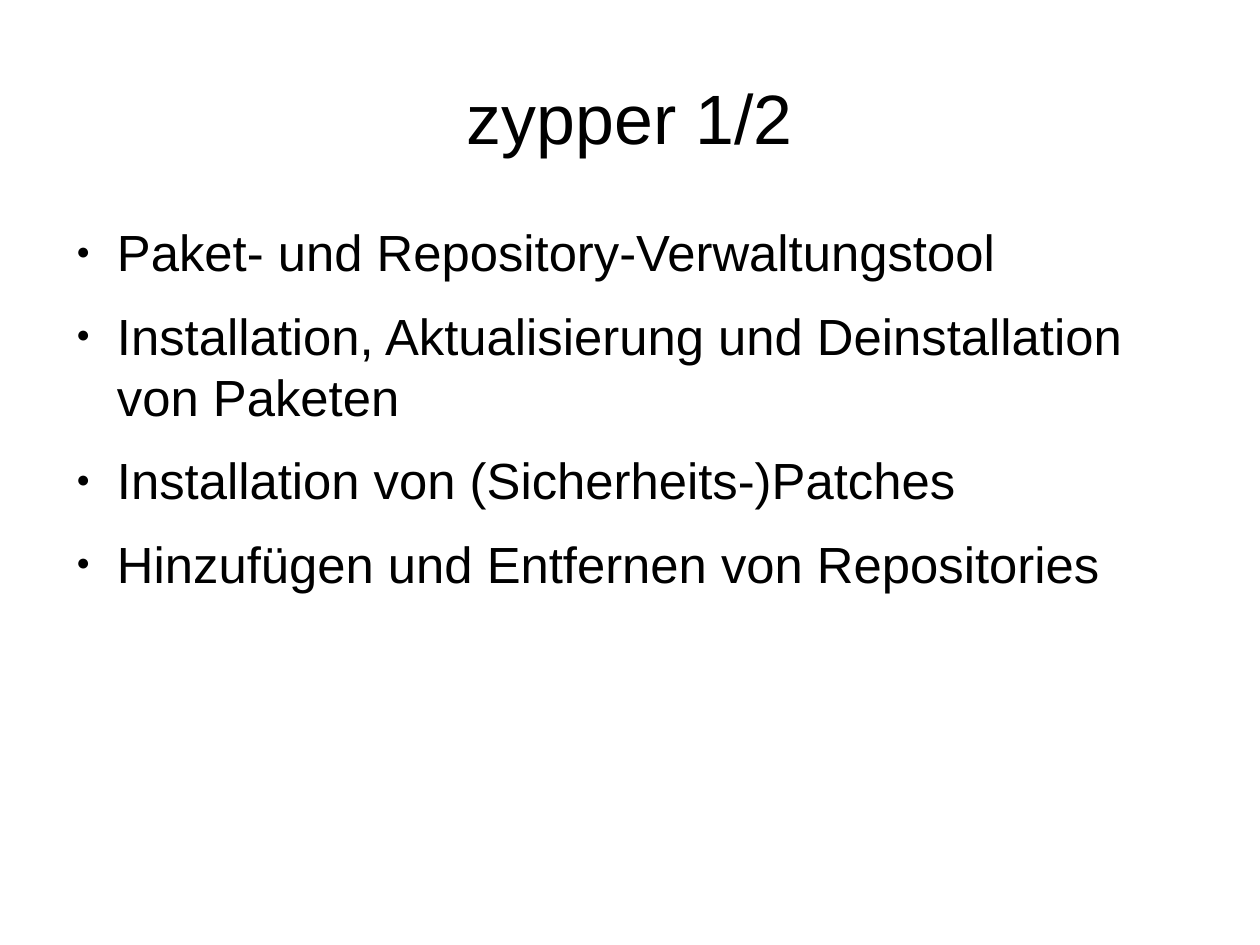
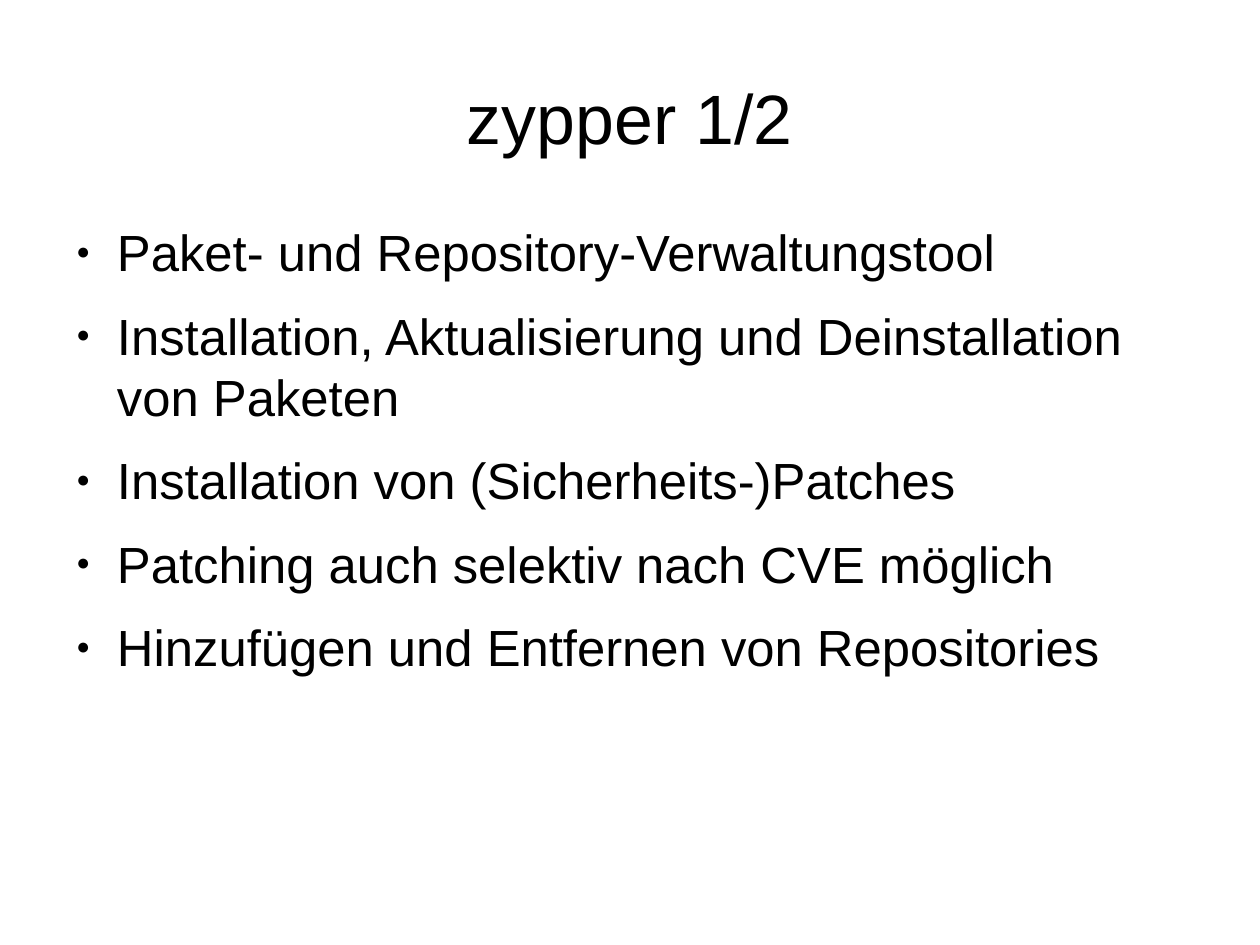
Before and after one commit to adfinis/adsy-trainings, a slide deck: slide 2 of SSA_SUSE-System-Administration/1005_zypper/modul_zypper_1005_01_slides.odp. Drawn at 1260x945 pixels with LibreOffice and Linux fonts; fonts in the diff are those of the drawing. Boxes give left, top, right and bottom in pixels: in the first picture for what was removed or moved away, otherwise in the second. Text is boxed around its words. In the diff, an @@ line names an element or a change of style, - is before the commit and + after.

```diff
--- a/SSA_SUSE-System-Administration/1005_zypper/modul_zypper_1005_01_slides.odp
+++ b/SSA_SUSE-System-Administration/1005_zypper/modul_zypper_1005_01_slides.odp
@@ text at (117,546,1054,593): paragraph added @@
+● Patching auch selektiv nach CVE möglich
```
Also in this commit, not shown: 4 other slides changed, 2 slides added, 3 other files.
